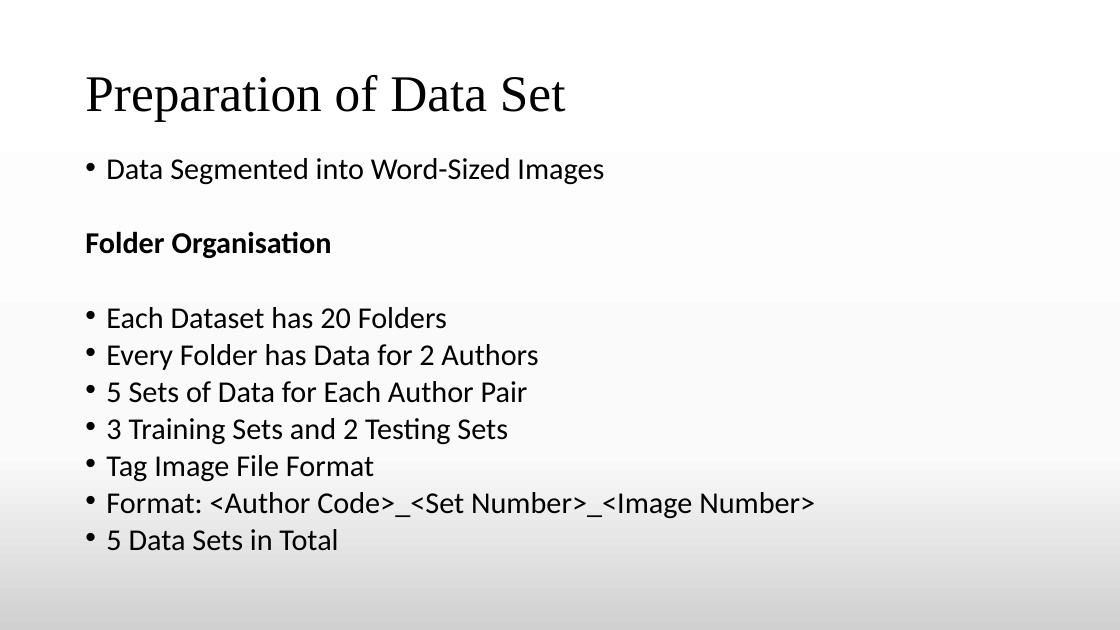
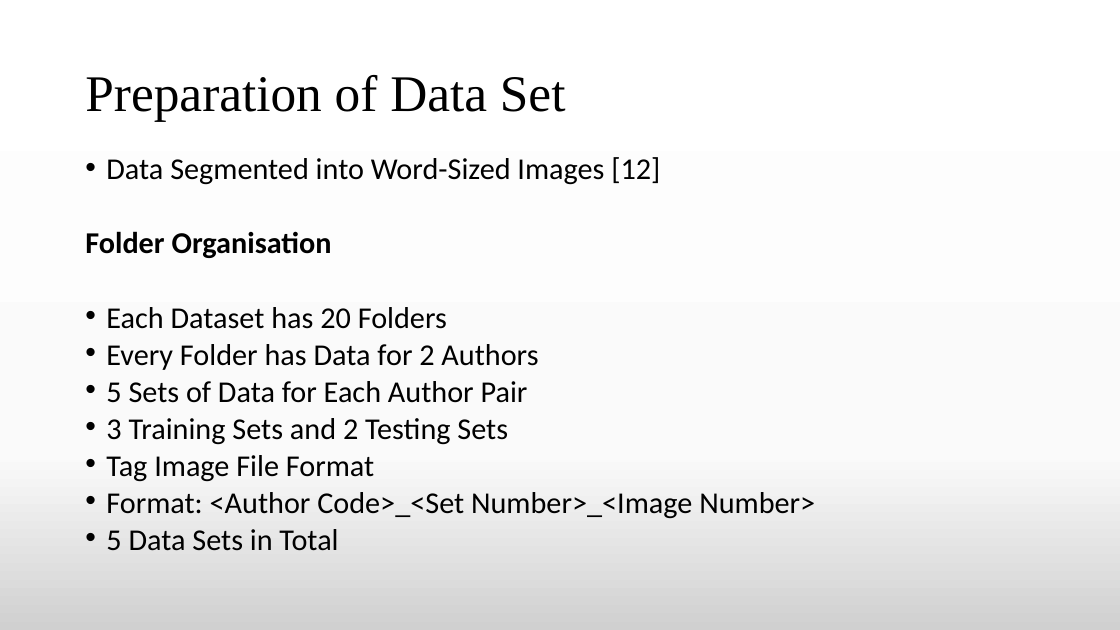
Before and after one commit to TheAnonymousMan/local-language-recognition-gcelt-class-2021, a slide deck: slide 13 of Documentation/4th Year Project Presentation.pptx (slide 15 before the commit). Drawn at 1120x630 pixels with LibreOffice and Linux fonts; fonts in the diff are those of the drawing. Boxes give left, top, right and bottom in pixels: in the first picture for what was removed or moved away, otherwise in the second. Text is boxed around its words. In the diff, an @@ line names an element or a change of style, - is before the commit and + after.

```diff
--- a/Documentation/4th Year Project Presentation.pptx
+++ b/Documentation/4th Year Project Presentation.pptx
@@ text at [106,157,660,185]: text changed @@
-• Data Segmented into Word-Sized Images
+• Data Segmented into Word-Sized Images [12]
```
Also in this commit, not shown: 4 other slides changed, 4 slides added, 3 slides removed, 2 other files.
